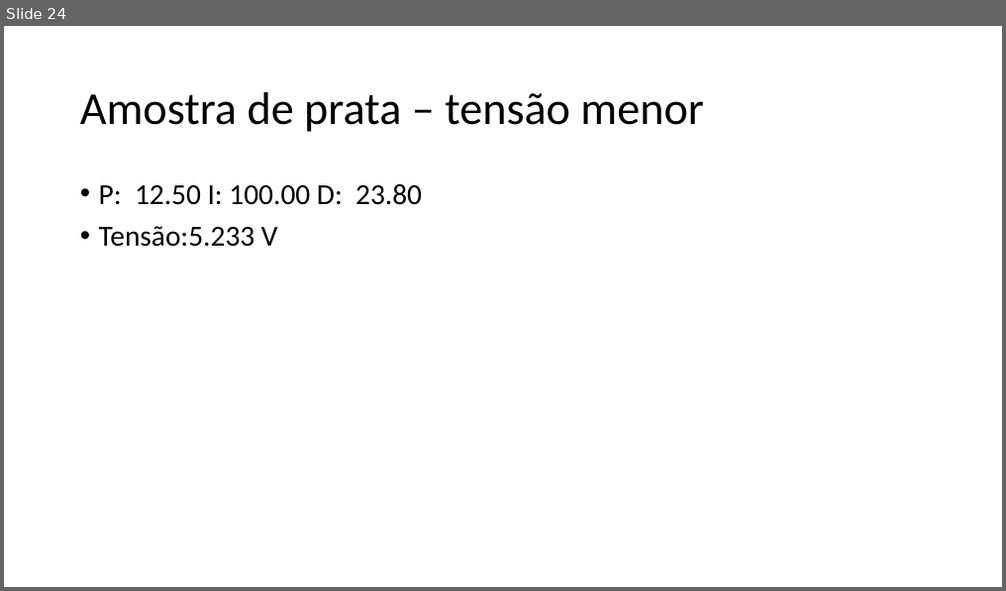
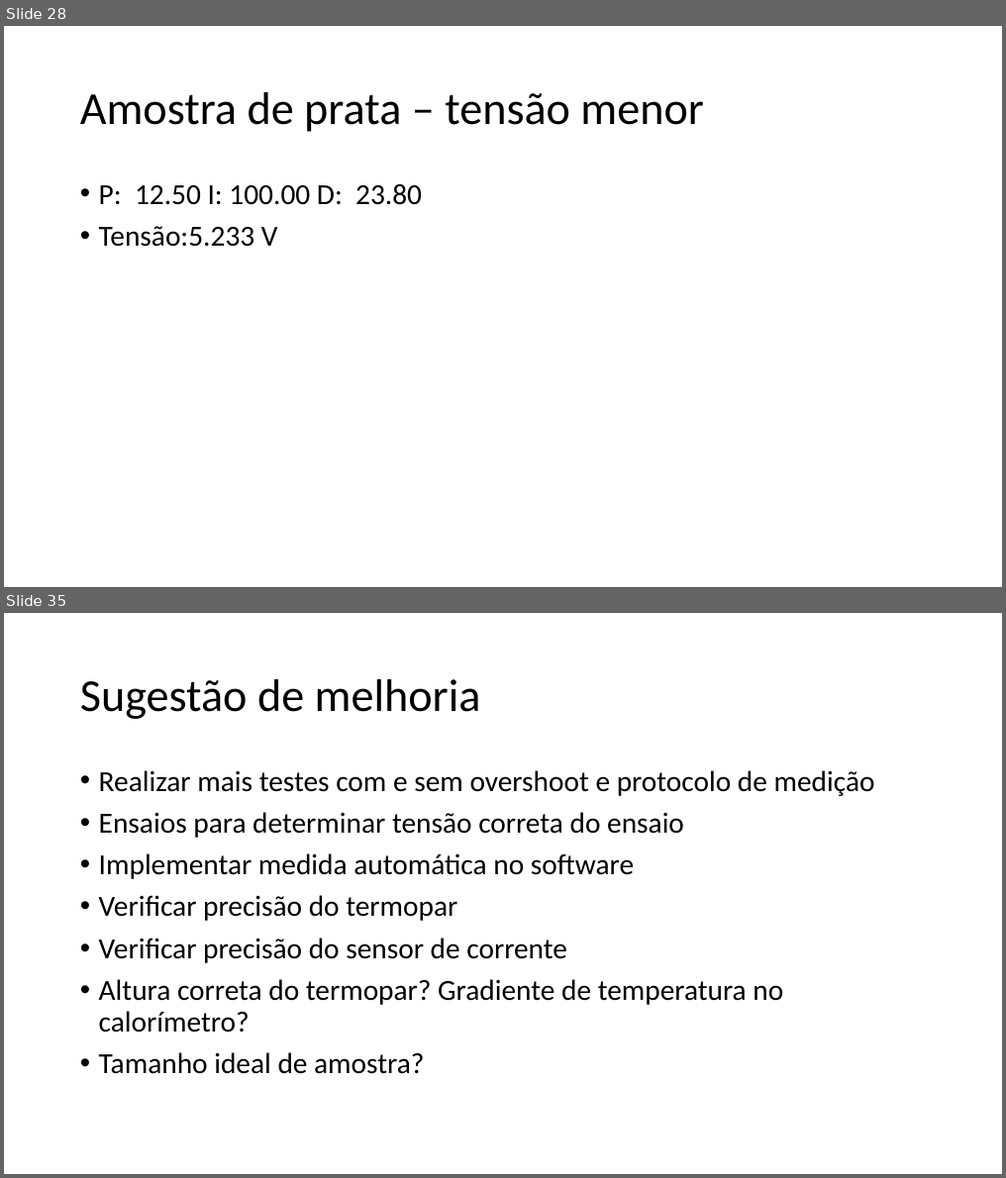
Before and after one commit to gg881/Calorimetro, a slide deck: Análises.pptx. Shown one above the other, each under a label of ours: slide 24 before the commit, slides 28 and 35 after it; the slides between them are not shown. The pictures are 1006x591 and 1006x1178 pixels, drawn with LibreOffice and Linux fonts; fonts in the diff are those of the drawing. Boxes give left, top, right and bottom in pixels: in the first picture for what was removed or moved away, otherwise in the second. Text is boxed around its words. In the diff, an @@ line names an element or a change of style, - is before the commit and + after.

```diff
--- a/Análises.pptx
+++ b/Análises.pptx
@@ slide 35 added at (x1=4, y1=613, x2=1002, y2=1174), background #FFFFFF @@
@@ title added at (x1=80, y1=679, x2=481, y2=719), 44 pt, text #000000 @@
+Sugestão de melhoria
@@ text added at (x1=99, y1=770, x2=875, y2=1074), 28 pt, text #000000 @@
+• Realizar mais testes com e sem overshoot e protocolo de medição
+• Ensaios para determinar tensão correta do ensaio
+• Implementar medida automática no software
+• Verificar precisão do termopar
+• Verificar precisão do sensor de corrente
+• Altura correta do termopar? Gradiente de temperatura no calorímetro?
+• Tamanho ideal de amostra?
@@ what was slide 24 is now slide 28 @@
```
Also in this commit, not shown: 12 slides changed, 9 other slides added, 1 slide removed, 37 other files.
